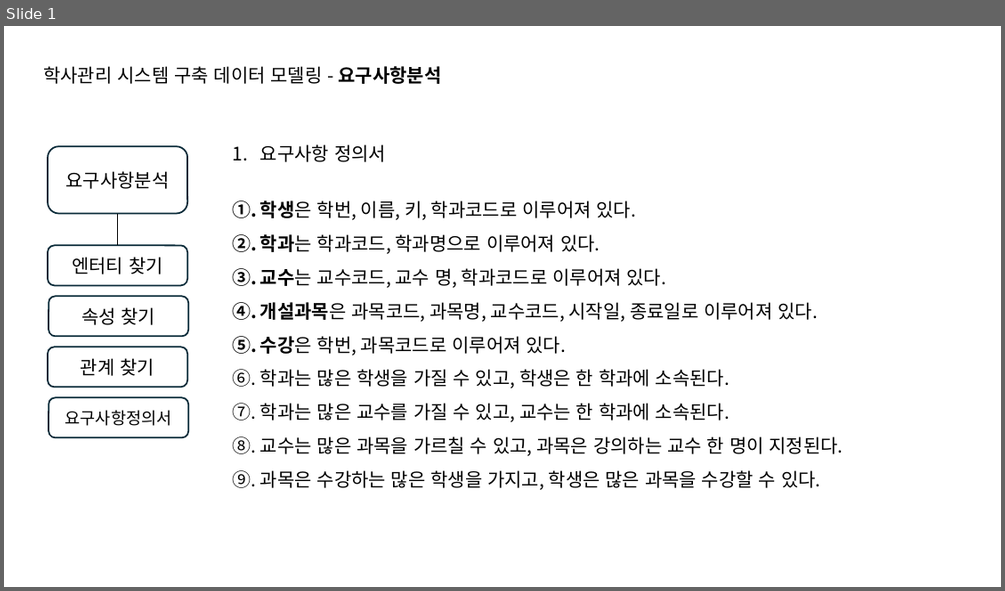
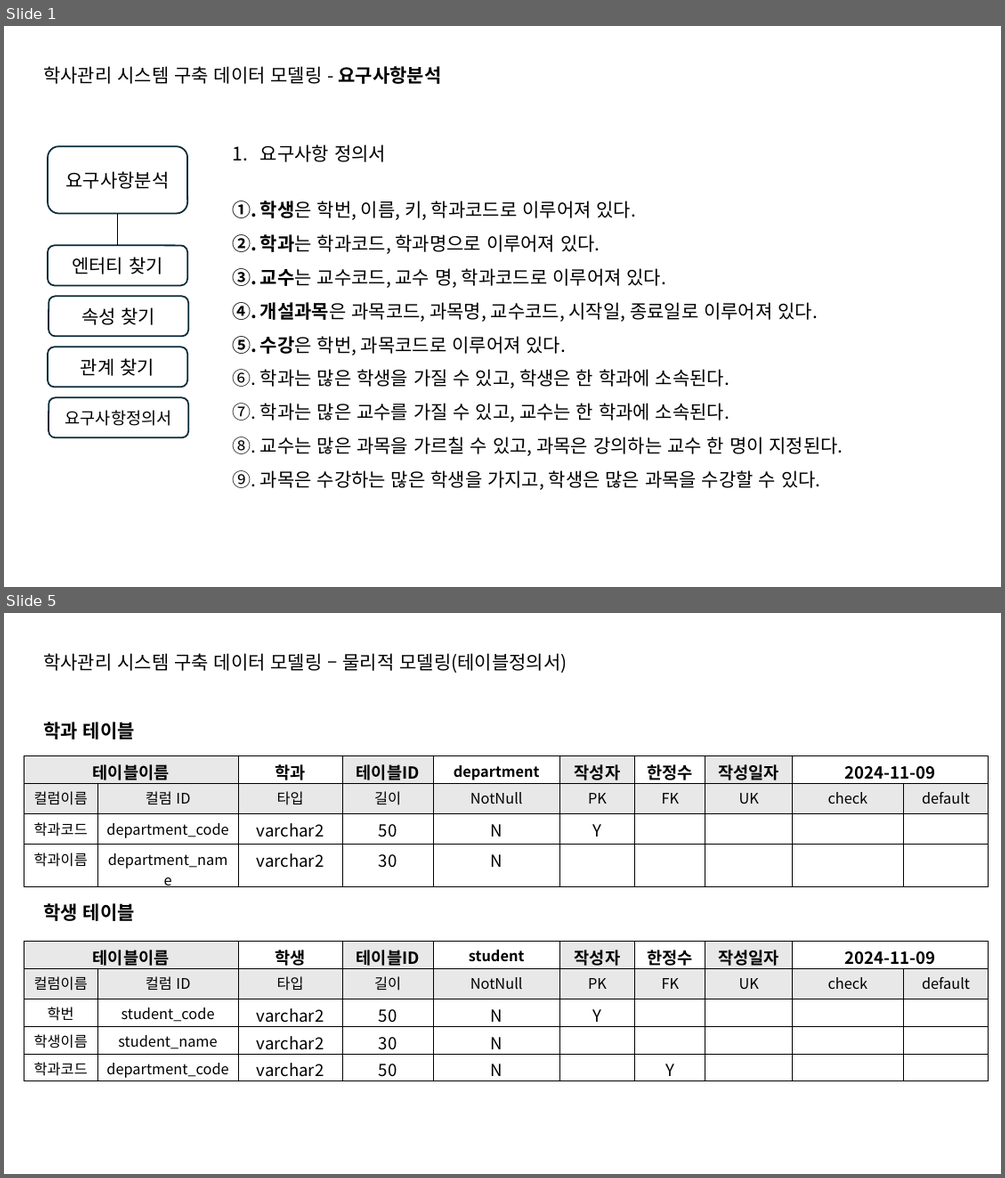
Before and after one commit to intrager/erd-practice, a slide deck: academic_management/RequirementsAnalysis_drawingERD.pptx. Shown one above the other, each under a label of ours: slide 1 before the commit, slides 1 and 5 after it; the slides between them are not shown. The pictures are 1005x591 and 1005x1178 pixels, drawn with LibreOffice and Linux fonts; fonts in the diff are those of the drawing. Boxes give left, top, right and bottom in pixels: in the first picture for what was removed or moved away, otherwise in the second. Text is boxed around its words. In the diff, an @@ line names an element or a change of style, - is before the commit and + after.

```diff
--- a/academic_management/RequirementsAnalysis_drawingERD.pptx
+++ b/academic_management/RequirementsAnalysis_drawingERD.pptx
@@ slide 5 added at (4, 613, 1001, 1174), background #FFFFFF @@
@@ text added at (43, 653, 566, 673), 18 pt, text #000000 @@
+학사관리 시스템 구축 데이터 모델링 – 물리적 모델링(테이블정의서)
@@ text added at (43, 722, 135, 739), 18 pt, text #000000, bold @@
+학과 테이블
@@ table added at (24, 756, 989, 1053), 4 rows, 10 columns @@
+테이블이름 |  | 학과 | 테이블ID | department | 작성자 | 한정수 | 작성일자 | 2024-11-09 | 
+컬럼이름 | 컬럼 ID | 타입 | 길이 | NotNull | PK | FK | UK | check | default
+학과코드 | department_code | varchar2 | 50 | N | Y |  |  |  | 
+학과이름 | department_name | varchar2 | 30 | N |  |  |  |  | 
@@ text added at (43, 903, 135, 921), 18 pt, text #000000, bold @@
+학생 테이블
@@ table added at (24, 941, 989, 1085), 5 rows, 10 columns @@
+테이블이름 |  | 학생 | 테이블ID | student | 작성자 | 한정수 | 작성일자 | 2024-11-09 | 
+컬럼이름 | 컬럼 ID | 타입 | 길이 | NotNull | PK | FK | UK | check | default
+학번 | student_code | varchar2 | 50 | N | Y |  |  |  | 
+학생이름 | student_name | varchar2 | 30 | N |  |  |  |  | 
+학과코드 | department_code | varchar2 | 50 | N |  | Y |  |  | 
```
Also in this commit, not shown: 1 slide changed, 13 other slides added, 2 other files.
